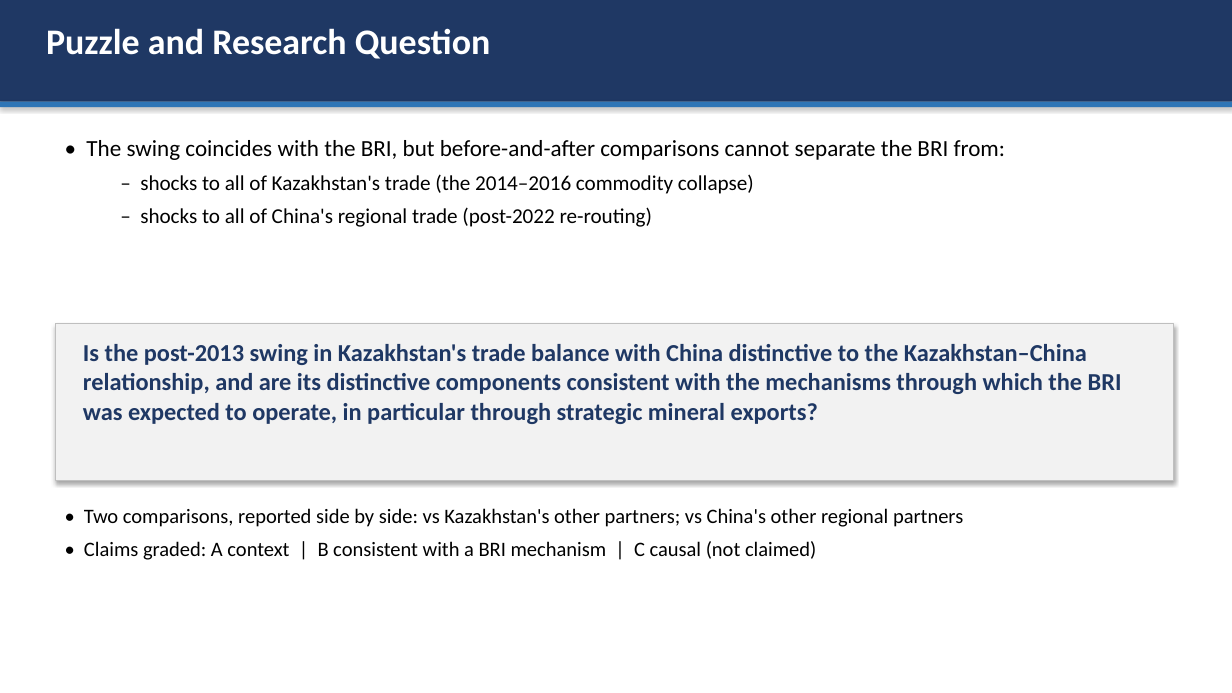
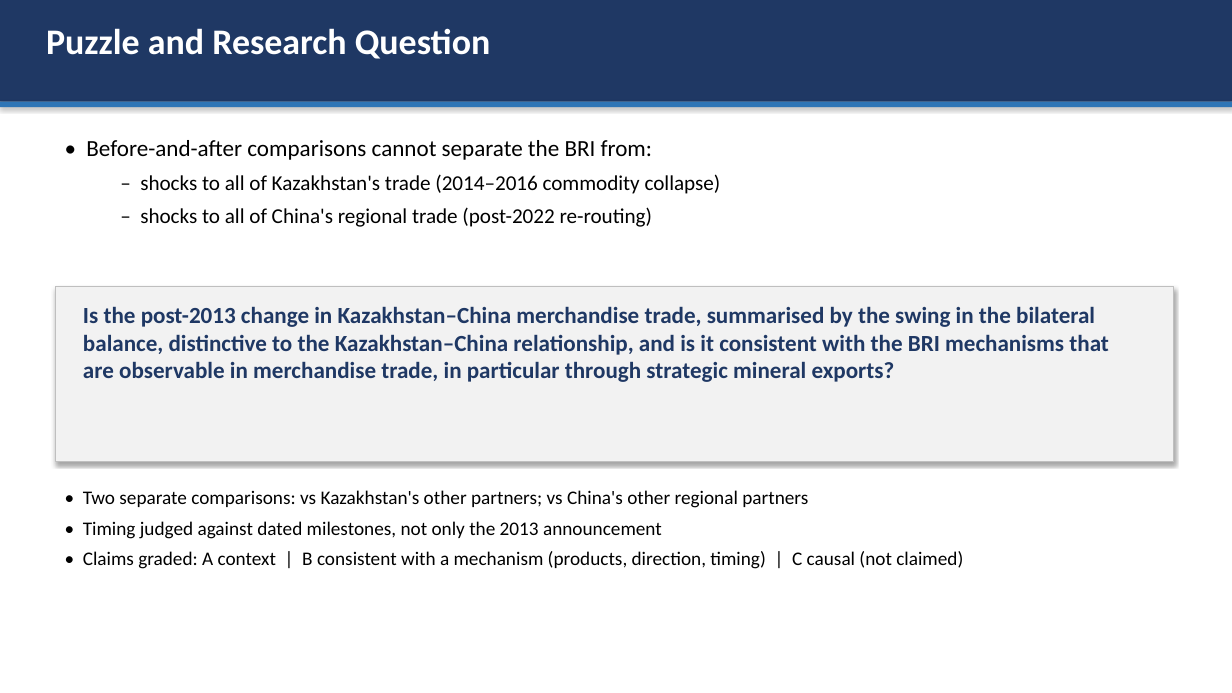
Before and after one commit to omirbeknikar-ship-it/dissertation-final, a slide deck: slide 4 of Paper/defense_presentation.pptx. Drawn at 1232x693 pixels with LibreOffice and Linux fonts; fonts in the diff are those of the drawing. Boxes give left, top, right and bottom in pixels: in the first picture for what was removed or moved away, otherwise in the second. Text is boxed around its words. In the diff, an @@ line names an element or a change of style, - is before the commit and + after.

Commit message:
Final validation: balance vs relationship, turnover, mechanism scorecard, dated milestones and alternative break years, extended comparators, narrowed conclusions; rewritten supervisor reply, slides and script

```diff
--- a/Paper/defense_presentation.pptx
+++ b/Paper/defense_presentation.pptx
@@ text at <box>86,140,721,194</box>: text changed; size 18 to 16.5 pt @@
-• The swing coincides with the BRI, but before-and-after comparisons cannot separate the BRI from:
-  – shocks to all of Kazakhstan's trade (the 2014–2016 commodity collapse)
+• Before-and-after comparisons cannot separate the BRI from:
+  – shocks to all of Kazakhstan's trade (2014–2016 commodity collapse)
@@ rectangle: place and size @@
-rectangle at <box>55,323,1174,481</box>
+rectangle at <box>55,287,1174,462</box>
@@ text at <box>83,306,1109,382</box>: text changed; size 19 to 18 pt @@
-Is the post-2013 swing in Kazakhstan's trade balance with China distinctive to the Kazakhstan–China relationship, and are its distinctive components consistent with the mechanisms through which the BRI was expected to operate, in particular through strategic mineral exports?
+Is the post-2013 change in Kazakhstan–China merchandise trade, summarised by the swing in the bilateral balance, distinctive to the Kazakhstan–China relationship, and is it consistent with the BRI mechanisms that are observable in merchandise trade, in particular through strategic mineral exports?
@@ text at <box>83,490,963,569</box>: text changed; size 16 to 15 pt @@
-• Two comparisons, reported side by side: vs Kazakhstan's other partners; vs China's other regional partners
-• Claims graded: A context | B consistent with a BRI mechanism | C causal (not claimed)
+• Two separate comparisons: vs Kazakhstan's other partners; vs China's other regional partners
+• Timing judged against dated milestones, not only the 2013 announcement
+• Claims graded: A context | B consistent with a mechanism (products, direction, timing) | C causal (not claimed)
```
Also in this commit, not shown: 11 other slides changed, 3 slides added, 3 slides removed, 26 other files.
